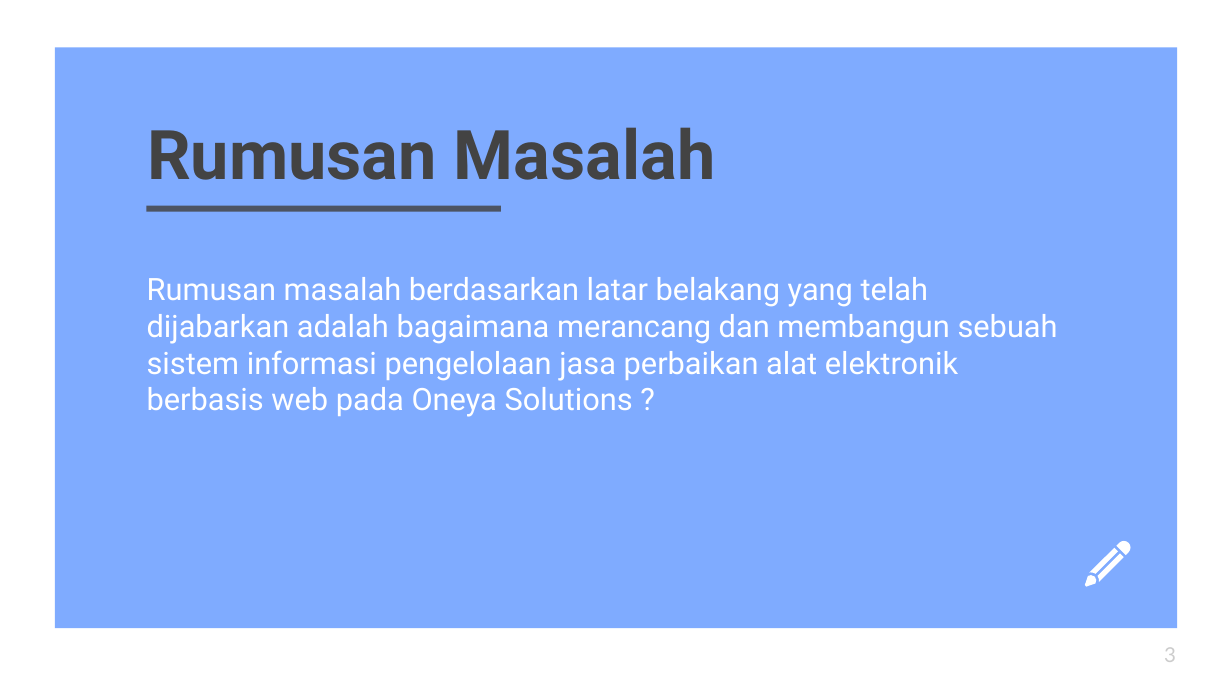
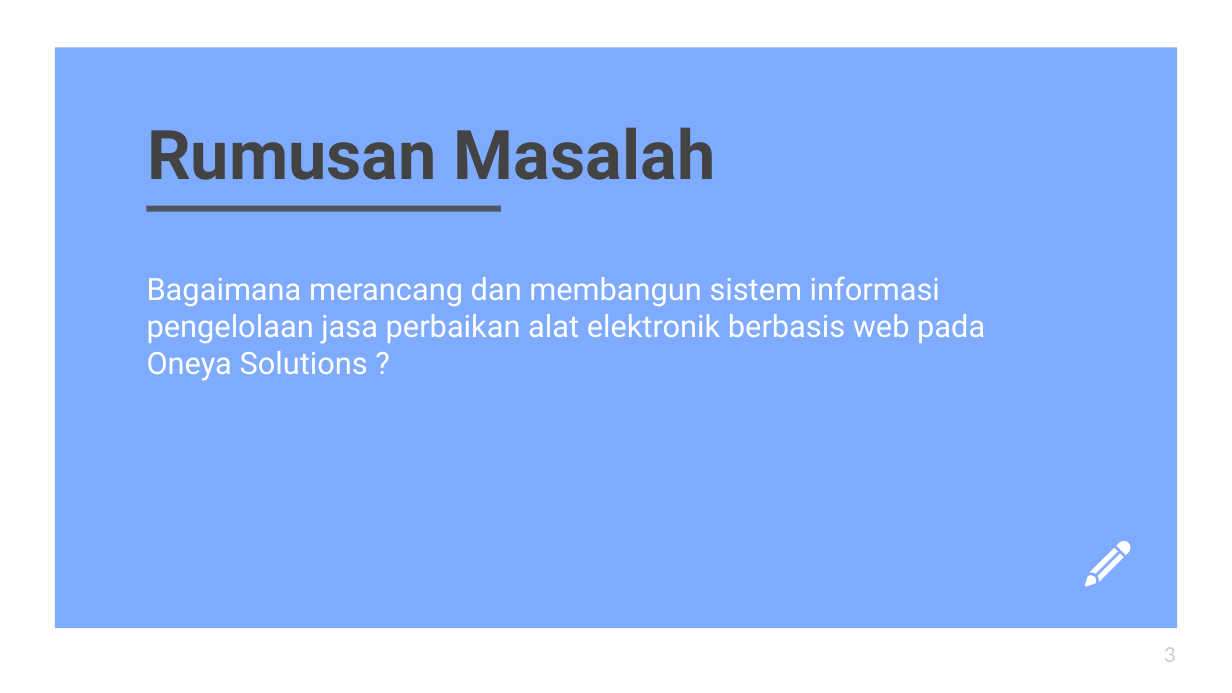
Before and after one commit to Naveigell/ta-1, a slide deck: slide 3 of Ujian Proposal.pptx. Drawn at 1232x693 pixels with LibreOffice and Linux fonts; fonts in the diff are those of the drawing. Boxes give left, top, right and bottom in pixels: in the first picture for what was removed or moved away, otherwise in the second. Text is boxed around its words. In the diff, an @@ line names an element or a change of style, - is before the commit and + after.

Commit message:
TA 1 - Fix PPT

```diff
--- a/Ujian Proposal.pptx
+++ b/Ujian Proposal.pptx
@@ subtitle at [147, 276, 985, 381]: text changed @@
-Rumusan masalah berdasarkan latar belakang yang telah dijabarkan adalah bagaimana merancang dan membangun sebuah sistem informasi pengelolaan jasa perbaikan alat elektronik berbasis web pada Oneya Solutions ?
+Bagaimana merancang dan membangun sistem informasi pengelolaan jasa perbaikan alat elektronik berbasis web pada Oneya Solutions ?
```
Also in this commit, not shown: 3 other slides changed, 1 slide removed.
